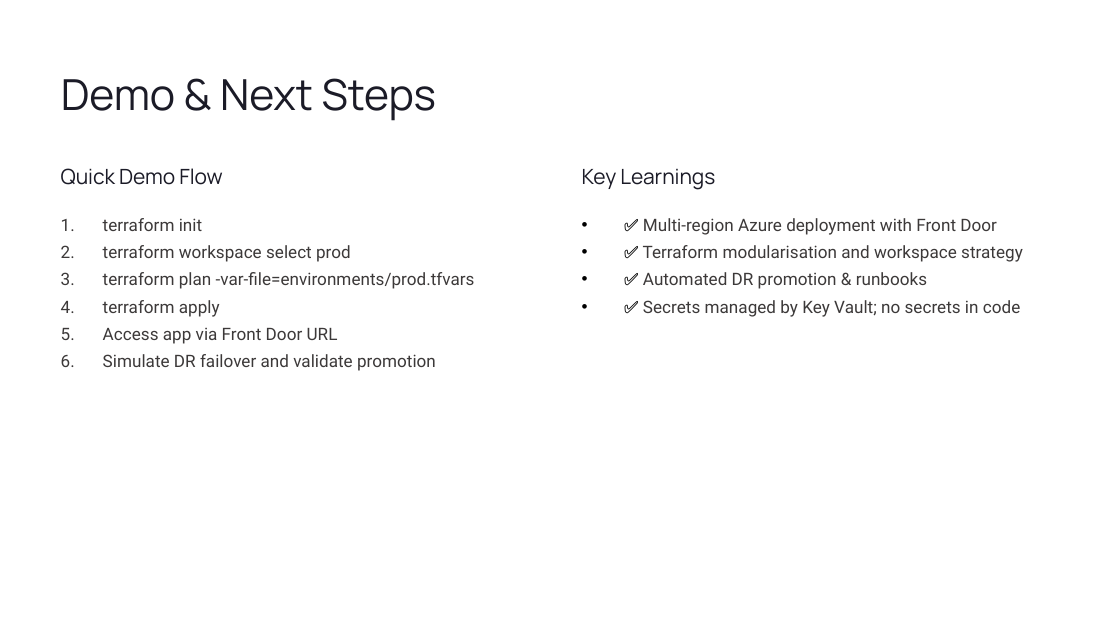
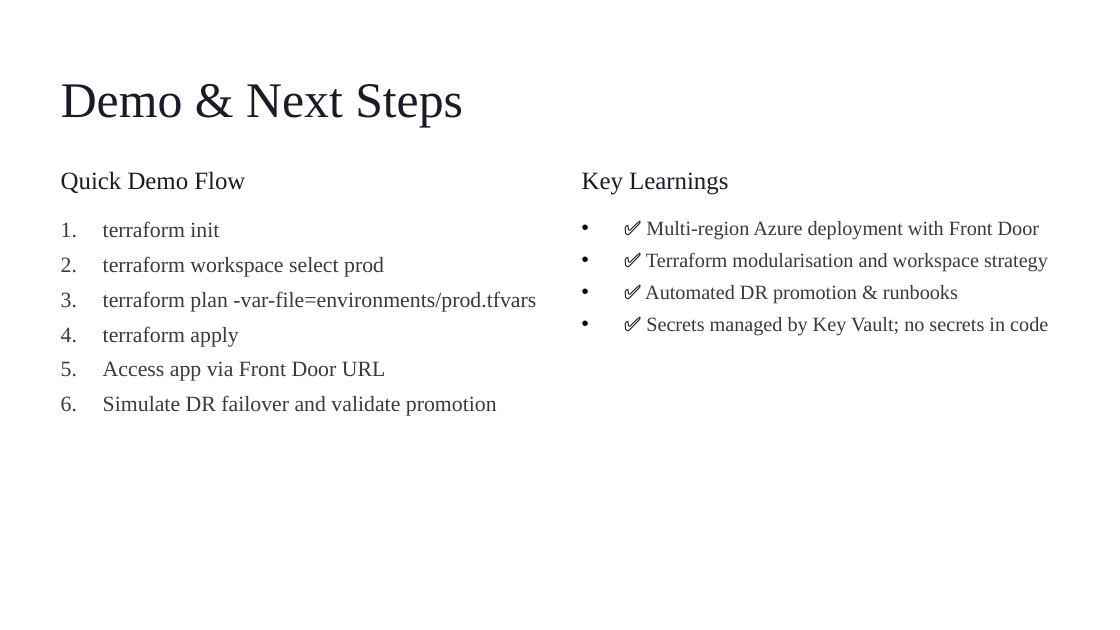
Before and after one commit to M-VIGNESH3/ppt, a slide deck: slide 12 of ai_exam_project/Clahan-Academy.pptx (slide 10 before the commit). Drawn at 1120x630 pixels with LibreOffice and Linux fonts; fonts in the diff are those of the drawing. Boxes give left, top, right and bottom in pixels: in the first picture for what was removed or moved away, otherwise in the second. Text is boxed around its words. In the diff, an @@ line names an element or a change of style, - is before the commit and + after.

```diff
--- a/ai_exam_project/Clahan-Academy.pptx
+++ b/ai_exam_project/Clahan-Academy.pptx
@@ text "Demo & Next Steps" at [61,84,463,127]: size 27.5 to 32 pt, font Manrope to Times New Roman @@
@@ text "Quick Demo Flow" at [61,171,245,193]: size 13.5 to 16 pt, font Manrope to Times New Roman @@
@@ text "Key Learnings" at [582,172,728,195]: size 13.5 to 16 pt, font Manrope to Times New Roman @@
@@ text "terraform init" at [103,221,536,416]: size 11 to 14 pt, font Roboto to Times New Roman @@
@@ text "✅ Multi‑region Azure deployment with ..." at [645,221,1048,336]: size 11 to 12.9 pt, font Roboto to Times New Roman @@
```
Also in this commit, not shown: 6 other slides changed, 2 slides added, 1 other file.
